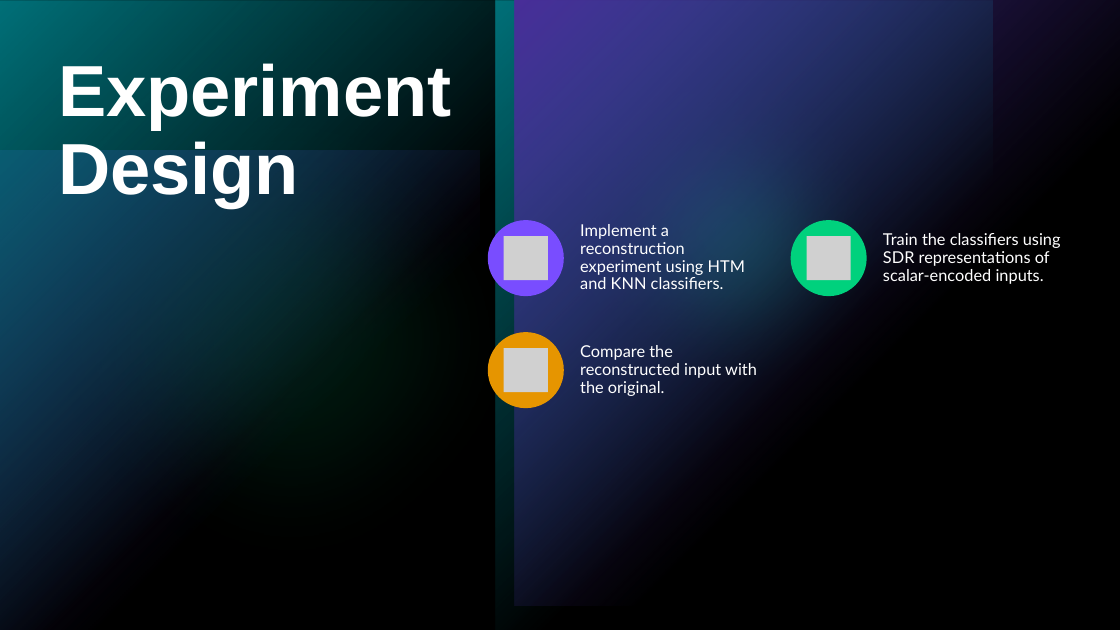
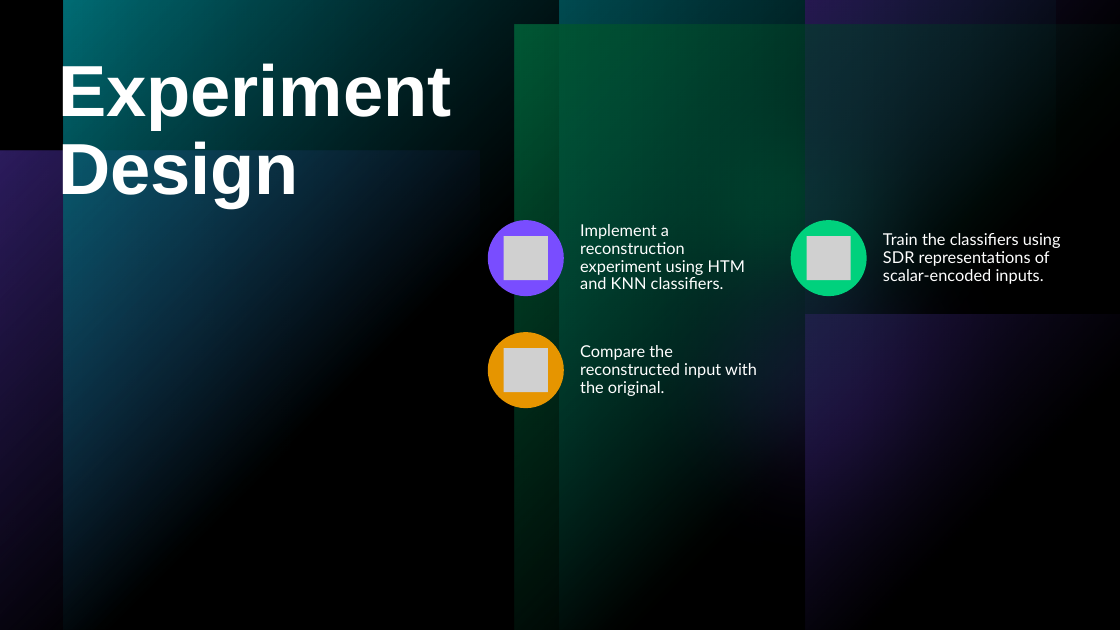
Before and after one commit to prnshubn/neocortexapi-team-untitled, a slide deck: slide 9 of source/Documentation_Team_Untitled/Team_Untitled_Presentation.pptx. Drawn at 1120x630 pixels with LibreOffice and Linux fonts; fonts in the diff are those of the drawing; grey boxes stand for pictures. Boxes give left, top, right and bottom in pixels: in the first picture for what was removed or moved away, otherwise in the second. Text is boxed around its words. In the diff, an @@ line names an element or a change of style, - is before the commit and + after.

```diff
--- a/source/Documentation_Team_Untitled/Team_Untitled_Presentation.pptx
+++ b/source/Documentation_Team_Untitled/Team_Untitled_Presentation.pptx
@@ rectangle removed at box(0, 0, 1120, 630) @@
@@ rectangle added at box(0, 0, 1120, 630), fill #000000 @@
@@ rectangle added at box(0, 0, 1120, 630), fill gradient #000000 @@
@@ group added at box(0, 0, 1120, 630): 6 rectangles, 2 ellipses @@
@@ ellipse removed at box(528, 36, 925, 433) @@
```
Also in this commit, not shown: 8 other slides changed, 13 slides added.
